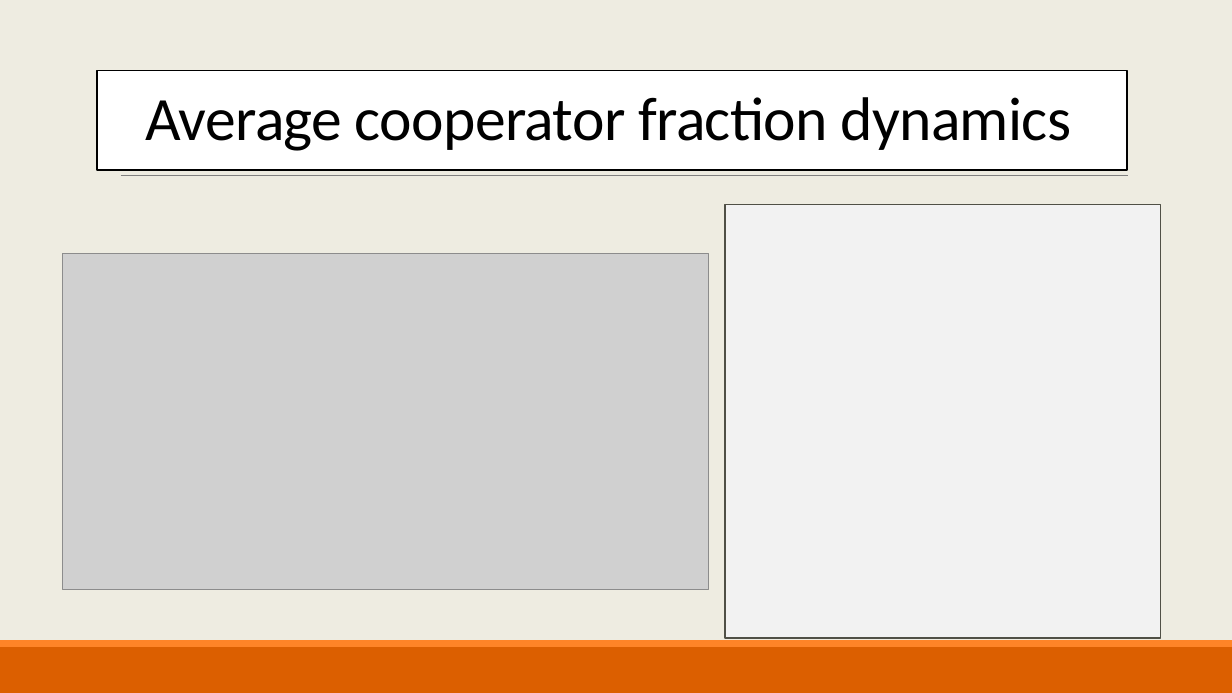
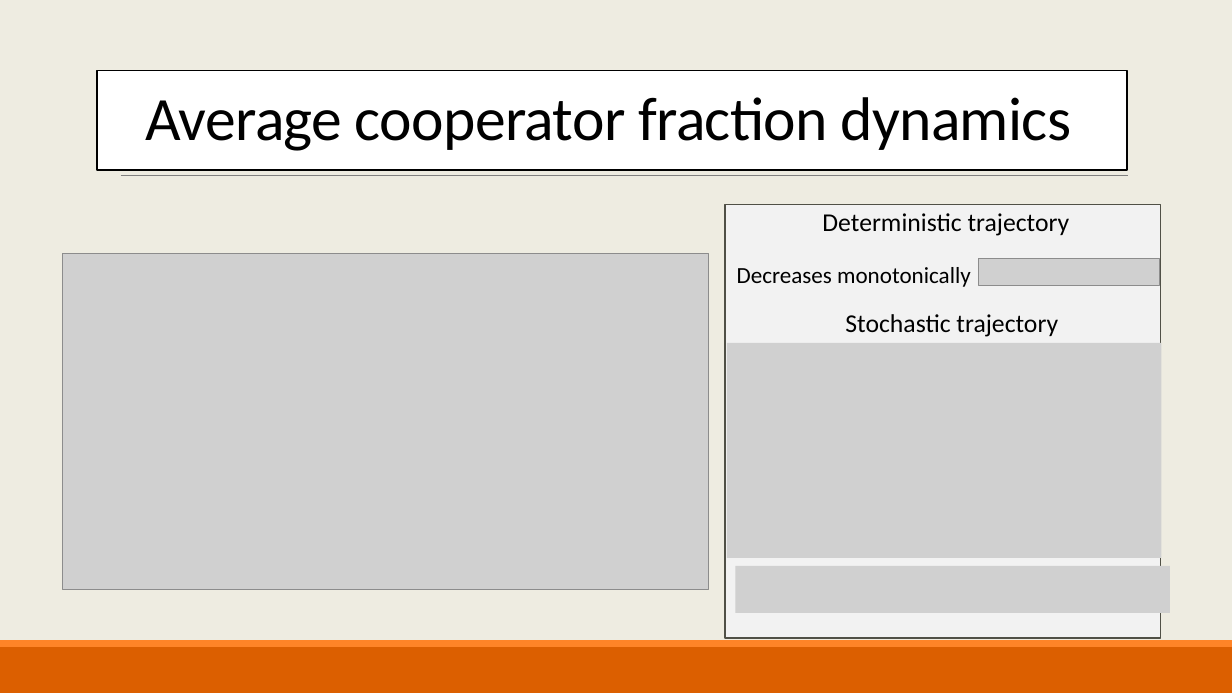
Before and after one commit to AlexBV799/EvolutionaryGameTheoryInGrowingPopulations_FinalProject, a slide deck: slide 11 of Evolutionary game theory.pptx (slide 10 before the commit). Drawn at 1232x693 pixels with LibreOffice and Linux fonts; fonts in the diff are those of the drawing; grey boxes stand for pictures; background and template pictures are left out. Boxes give left, top, right and bottom in pixels: in the first picture for what was removed or moved away, otherwise in the second. Text is boxed around its words. In the diff, an @@ line names an element or a change of style, - is before the commit and + after.

```diff
--- a/Evolutionary game theory.pptx
+++ b/Evolutionary game theory.pptx
@@ text added at (822,213,1070,236), 20 pt, text #000000 @@
+  Deterministic trajectory
@@ text added at (737,267,971,287), 18 pt, text #000000 @@
+Decreases monotonically
@@ picture added at (979,259,1159,286) @@
@@ text added at (845,314,1058,337), 20 pt, text #000000 @@
+  Stochastic trajectory
@@ picture added at (727,343,1162,558) @@
@@ picture added at (736,566,1170,613) @@
```
Also in this commit, not shown: 5 other slides changed, 2 slides added, 1 slide removed, 2 other files.
